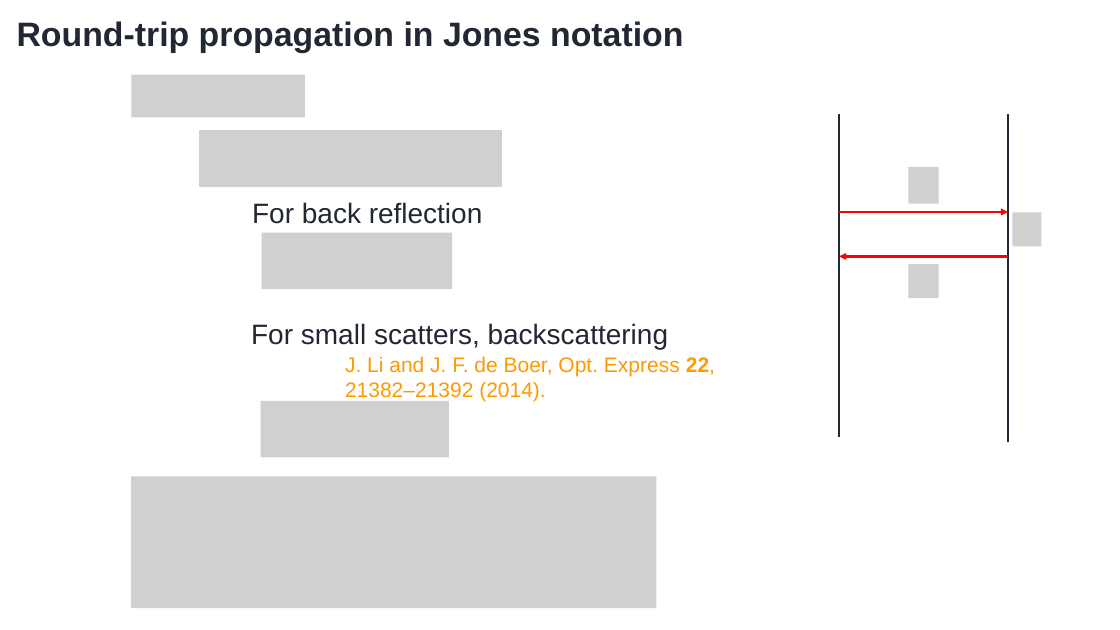
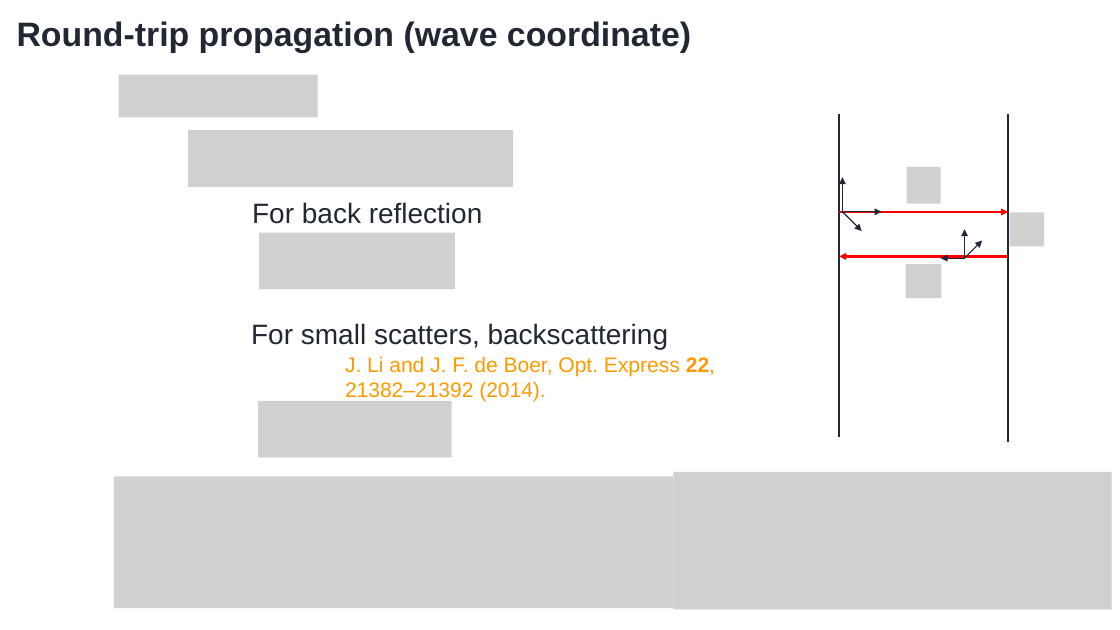
Before and after one commit to ComputationalOpticsGroup/OCT-paper-club-COG-Tsukuba, a slide deck: slide 6 of 2021-02-15_Makita_ModelingPSOCT/OCTpaperClub202102_makita.pptx. Drawn at 1120x630 pixels with LibreOffice and Linux fonts; fonts in the diff are those of the drawing; grey boxes stand for pictures; background and template pictures are left out. Boxes give left, top, right and bottom in pixels: in the first picture for what was removed or moved away, otherwise in the second. Text is boxed around its words. In the diff, an @@ line names an element or a change of style, - is before the commit and + after.

```diff
--- a/2021-02-15_Makita_ModelingPSOCT/OCTpaperClub202102_makita.pptx
+++ b/2021-02-15_Makita_ModelingPSOCT/OCTpaperClub202102_makita.pptx
@@ text at (x1=17, y1=21, x2=691, y2=52): text changed @@
-Round-trip propagation in Jones notation
+Round-trip propagation (wave coordinate)
@@ picture resized from (x1=131, y1=75, x2=305, y2=118) to (x1=118, y1=75, x2=318, y2=118) @@
@@ picture resized from (x1=199, y1=130, x2=502, y2=187) to (x1=188, y1=130, x2=513, y2=187) @@
@@ arrow added from (843, 212) to (843, 177), #212733 1 pt @@
@@ arrow added from (843, 212) to (881, 212), #212733 1 pt @@
@@ arrow added from (843, 212) to (862, 231), #212733 1 pt @@
@@ arrow added from (965, 258) to (965, 229), #212733 1 pt @@
@@ arrow added from (965, 258) to (941, 258), #212733 1 pt @@
@@ arrow added from (965, 258) to (982, 240), #212733 1 pt @@
@@ picture resized from (x1=131, y1=476, x2=656, y2=608) to (x1=114, y1=476, x2=674, y2=608) @@
@@ picture added at (x1=674, y1=472, x2=1112, y2=610) @@
```
Also in this commit, not shown: 1 other slide changed, 1 slide added, 1 other file.
